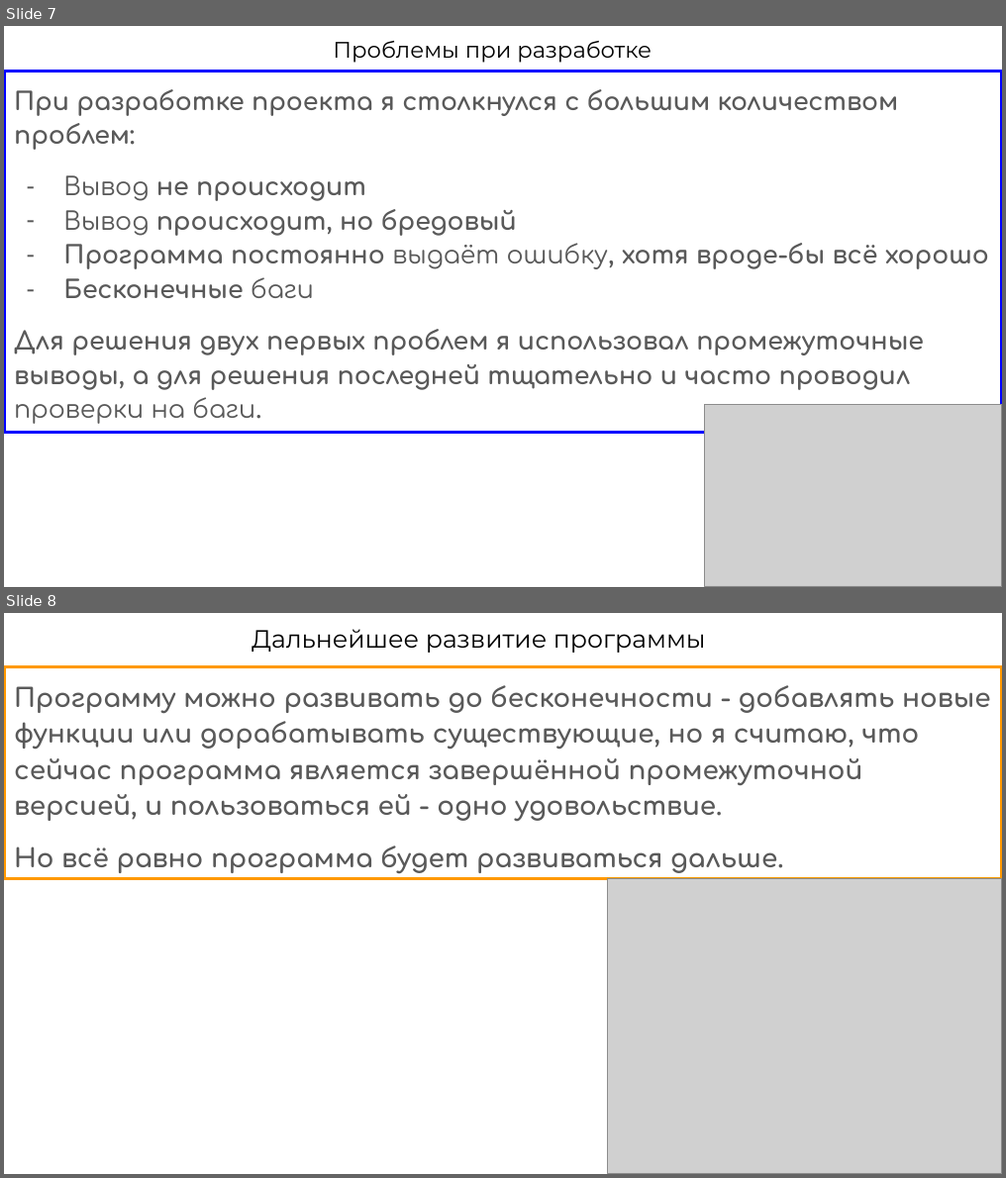
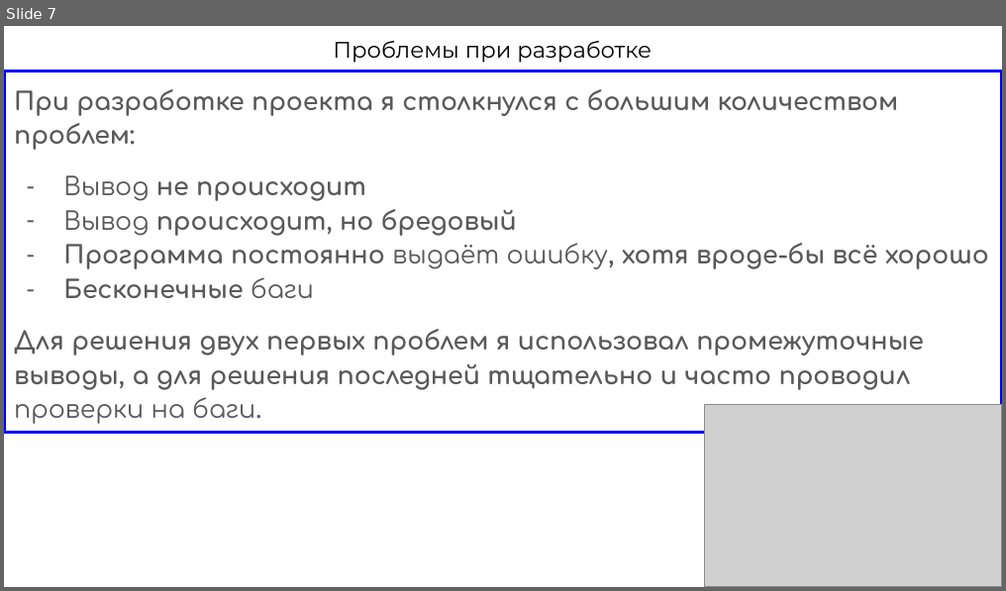
Before and after one commit to SchoolCodeMumladze/Semenenko_Multifunctional_Calculator, a slide deck: Презентация Многофункционального Калькулятора (1).pptx. Shown one above the other, each under a label of ours: slides 7 and 8 before the commit, slide 7 after it. The pictures are 1006x1178 and 1006x591 pixels, drawn with LibreOffice and Linux fonts; fonts in the diff are those of the drawing; grey boxes stand for pictures; background and template pictures are left out. Boxes give left, top, right and bottom in pixels: in the first picture for what was removed or moved away, otherwise in the second. Text is boxed around its words. In the diff, an @@ line names an element or a change of style, - is before the commit and + after.

```diff
--- a/Презентация Многофункционального Калькулятора (1).pptx
+++ b/Презентация Многофункционального Калькулятора (1).pptx
@@ slide 8 removed at box(4, 613, 1002, 1174), background picture (left out) @@
@@ title removed at box(252, 629, 706, 653) @@
-Дальнейшее развитие программы
@@ text removed at box(4, 666, 1002, 878) @@
-Программу можно развивать до бесконечности - добавлять новые функции или дорабатывать существующие, но я считаю, что сейчас программа является завершённой промежуточной версией, и пользоваться ей - одно удовольствие.
-Но всё равно программа будет развиваться дальше.
@@ picture removed at box(608, 879, 1002, 1174) @@
```
Also in this commit, not shown: 4 slides changed, 1 slide added, 1 other file.
